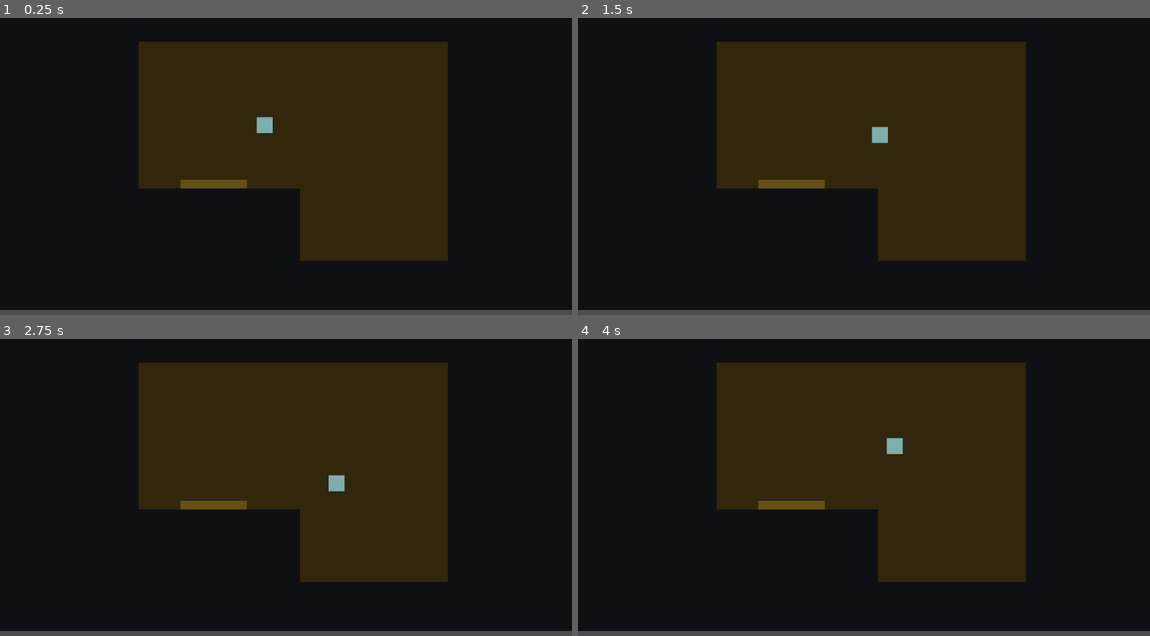
Above: before the commit, frames 1-4 (two rows, left to right).
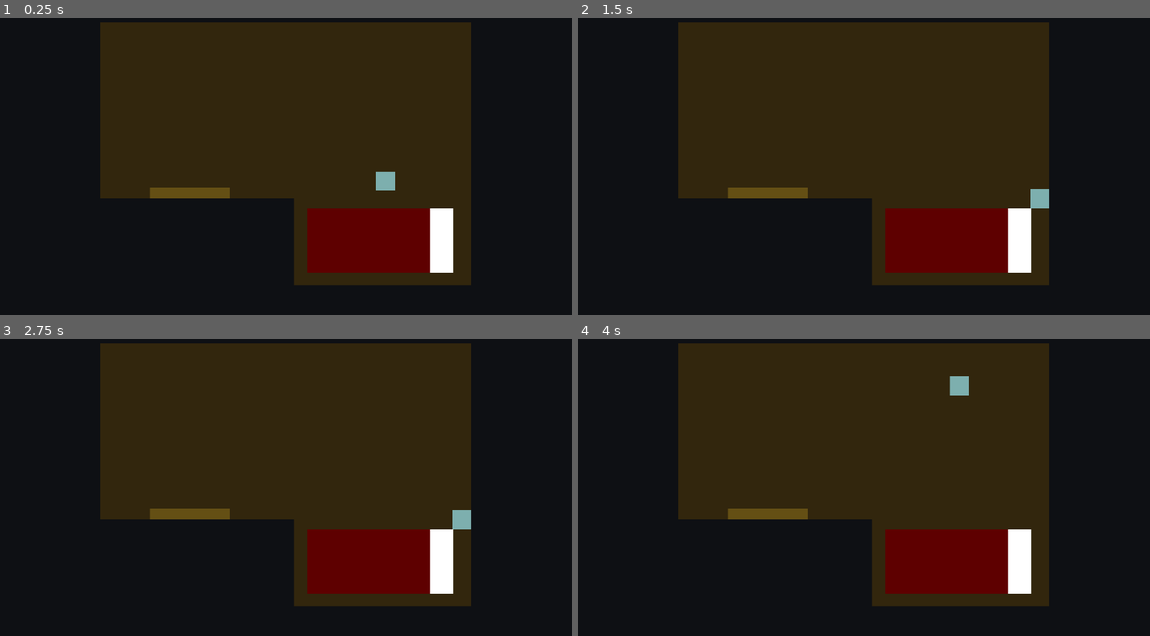
Above: after the commit, the same moments.

Repository: samclr/Alchemical-Child-GodotGame
Game: Godot game, scene res://Scenes/witch_hut.tscn
Two runs of this game, one before a commit and one after it. Both use one fixed random seed, a clock stepped at 60 frames per second and the inputs below. Before the commit the project starts from res://Scenes/Background1.tscn.
Inputs:
- Up to frame 1 (0.25 s): no input
- Up to frame 2 (1.5 s): tap Enter at 0.5 s; hold Right (ui_right) 0.53-1.28 s; hold Down (ui_down) from 1.28 s (still down)
- Up to frame 3 (2.75 s): release Down (ui_down) at 2.03 s; hold Right (ui_right) from 2.03 s (still down)
- Up to frame 4 (4 s): release Right (ui_right) at 2.78 s; hold Up (ui_up) 2.78-3.53 s; hold Left (ui_left) from 3.53 s (still down)

The runs differ from the first frame. In frame 1, 21% of the frame differs, in the area x 0-100%, y 1-100%; in frame 2, 21%; in frame 3, 21%; in frame 4, 21%.

Commit message:
Added a woods scene
added woods scene with player transition. cleaned up file structure

Diff:
--- a/Elements/Player.tscn
+++ b/Elements/Player.tscn
@@ -2,14 +2,14 @@
 
 [ext_resource type="Script" path="res://Scripts/PlayerScript.gd" id="1_bar53"]
 
-[node name="Player" type="Node2D"]
-
-[node name="CharacterBody2D" type="CharacterBody2D" parent="."]
+[node name="Player" type="CharacterBody2D"]
 script = ExtResource("1_bar53")
 
-[node name="Polygon2D" type="Polygon2D" parent="CharacterBody2D"]
+[node name="CollisionPolygon2D" type="CollisionPolygon2D" parent="."]
+position = Vector2(-16, -16)
+polygon = PackedVector2Array(0, 32, 32, 32, 32, 0, 0, 0)
+
+[node name="Polygon2D" type="Polygon2D" parent="."]
+position = Vector2(-16, -16)
 color = Color(0.49333, 0.689759, 0.683096, 1)
 polygon = PackedVector2Array(0, 32, 32, 32, 32, 0, 0, 0)
-
-[node name="CollisionPolygon2D" type="CollisionPolygon2D" parent="CharacterBody2D"]
-polygon = PackedVector2Array(0, 32, 32, 32, 32, 0, 0, 0)
--- a/Elements/Square.tscn
+++ /dev/null
@@ -1,11 +0,0 @@
-[gd_scene format=3 uid="uid://bsfklkswqkxe5"]
-
-[node name="Node2D" type="Node2D"]
-
-[node name="StaticBody2D" type="StaticBody2D" parent="."]
-
-[node name="Polygon2D" type="Polygon2D" parent="StaticBody2D"]
-polygon = PackedVector2Array(0, 0, 0, 300, 300, 300, 300, 0)
-
-[node name="CollisionPolygon2D" type="CollisionPolygon2D" parent="StaticBody2D"]
-polygon = PackedVector2Array(0, 0, 0, 300, 300, 300, 300, 0)
--- a/Elements/firstpolygon.tscn
+++ /dev/null
@@ -1,11 +0,0 @@
-[gd_scene format=3 uid="uid://be2fidim1ljmb"]
-
-[node name="Node2D" type="Node2D"]
-
-[node name="StaticBody2D" type="StaticBody2D" parent="."]
-
-[node name="Polygon2D" type="Polygon2D" parent="StaticBody2D"]
-polygon = PackedVector2Array(147, 109, 886, 460, 1106, 121, 585, 37)
-
-[node name="CollisionPolygon2D" type="CollisionPolygon2D" parent="StaticBody2D"]
-polygon = PackedVector2Array(147, 109, 886, 460, 1106, 121, 585, 37)
--- a/Elements/ImagePopup.tscn
+++ b/Elements/letter/ImagePopup.tscn
@@ -1,20 +1,20 @@
 [gd_scene load_steps=3 format=3 uid="uid://mjyshe8gimu1"]
 
-[ext_resource type="Script" path="res://Scripts/ImagePopup.gd" id="1_jg171"]
-[ext_resource type="Texture2D" path="res://Elements/derek.jpg" id="2_aa5dq"]
+[ext_resource type="Script" path="res://Scripts/ImagePopup.gd" id="1_8kvh1"]
+[ext_resource type="Texture2D" uid="uid://baooyykea3n4h" path="res://Elements/letter/derek.jpg" id="2_846qe"]
 
 [node name="Control" type="Control"]
 layout_mode = 3
 anchors_preset = 0
 offset_right = 40.0
 offset_bottom = 40.0
-script = ExtResource("1_jg171")
+script = ExtResource("1_8kvh1")
 
 [node name="TextureRect" type="TextureRect" parent="."]
 layout_mode = 0
 offset_right = 1600.0
 offset_bottom = 1151.0
-texture = ExtResource("2_aa5dq")
+texture = ExtResource("2_846qe")
 
 [node name="Button" type="Button" parent="."]
 layout_mode = 0
--- a/Elements/testscene.tscn
+++ /dev/null
@@ -1,3 +0,0 @@
-[gd_scene format=3 uid="uid://2pw0m5s4gt81"]
-
-[node name="Testscene" type="Node2D"]
--- a/Scenes/Background1.tscn
+++ /dev/null
@@ -1,30 +0,0 @@
-[gd_scene load_steps=2 format=3 uid="uid://dde62nvmkj2r3"]
-
-[ext_resource type="PackedScene" uid="uid://ffqb4d60gtpv" path="res://Elements/Player.tscn" id="1_sexvx"]
-
-[node name="WitchHut Scene" type="Node2D"]
-
-[node name="Black Background" type="Polygon2D" parent="."]
-scale = Vector2(11.57, 6.38)
-color = Color(0.0555622, 0.0654464, 0.0814065, 1)
-polygon = PackedVector2Array(0, 0, 100, 0, 100, 100, 0, 100)
-
-[node name="HutFloor" type="Polygon2D" parent="."]
-color = Color(0.198418, 0.150946, 0.0537691, 1)
-polygon = PackedVector2Array(279, 97, 902, 97, 902, 539, 604, 539, 604, 393, 279, 393)
-
-[node name="Walls" type="StaticBody2D" parent="."]
-
-[node name="CollisionPolygon2D" type="CollisionPolygon2D" parent="Walls"]
-polygon = PackedVector2Array(278, 95, 278, 394, 364, 394, 363, 495, 499, 495, 497, 392, 605, 392, 605, 539, 902, 539, 902, 97, 279, 97, 279, 94, 912, 94, 912, 545, 250, 545, 264, 95)
-
-[node name="DoorHighlight" type="Polygon2D" parent="."]
-color = Color(0.394025, 0.310095, 0.0818731, 1)
-polygon = PackedVector2Array(363, 393, 363, 375, 497, 375, 497, 393)
-
-[node name="Player" parent="." instance=ExtResource("1_sexvx")]
-position = Vector2(517, 249)
-
-[node name="BlackCovering at Door" type="Polygon2D" parent="."]
-color = Color(0.054902, 0.0627451, 0.0784314, 1)
-polygon = PackedVector2Array(364, 393, 363, 495, 499, 495, 497, 393)
--- /dev/null
+++ b/Scenes/witch_hut.tscn
@@ -0,0 +1,68 @@
+[gd_scene load_steps=5 format=3 uid="uid://dde62nvmkj2r3"]
+
+[ext_resource type="PackedScene" uid="uid://ffqb4d60gtpv" path="res://Elements/Player.tscn" id="1_2l5kk"]
+[ext_resource type="Script" path="res://Scenes/witch_hut_script.gd" id="1_f5dmp"]
+
+[sub_resource type="RectangleShape2D" id="RectangleShape2D_y6ibk"]
+size = Vector2(135, 74)
+
+[sub_resource type="RectangleShape2D" id="RectangleShape2D_nlgay"]
+size = Vector2(245.5, 108.5)
+
+[node name="WitchHut Scene" type="Node2D"]
+script = ExtResource("1_f5dmp")
+
+[node name="Black Background" type="Polygon2D" parent="."]
+position = Vector2(51, 12)
+scale = Vector2(11.57, 6.38)
+color = Color(0.0555622, 0.0654464, 0.0814065, 1)
+polygon = PackedVector2Array(0, 0, 100, 0, 100, 100, 0, 100)
+
+[node name="HutFloor" type="Polygon2D" parent="."]
+color = Color(0.198418, 0.150946, 0.0537691, 1)
+polygon = PackedVector2Array(279, 97, 902, 97, 902, 539, 604, 539, 604, 393, 279, 393)
+
+[node name="DoorHighlight" type="Polygon2D" parent="HutFloor"]
+color = Color(0.394025, 0.310095, 0.0818731, 1)
+polygon = PackedVector2Array(363, 393, 363, 375, 497, 375, 497, 393)
+
+[node name="Walls" type="StaticBody2D" parent="."]
+
+[node name="CollisionPolygon2D" type="CollisionPolygon2D" parent="Walls"]
+polygon = PackedVector2Array(278, 95, 278, 394, 364, 394, 363, 495, 499, 495, 497, 392, 605, 392, 605, 539, 902, 539, 902, 97, 279, 97, 279, 94, 912, 94, 912, 545, 250, 545, 264, 95)
+
+[node name="Player" parent="." instance=ExtResource("1_2l5kk")]
+position = Vector2(758, 364)
+
+[node name="BlackCovering at Door" type="Polygon2D" parent="."]
+color = Color(0.054902, 0.0627451, 0.0784314, 1)
+polygon = PackedVector2Array(364, 393, 363, 495, 499, 495, 497, 393)
+
+[node name="Door_Transition" type="Area2D" parent="."]
+position = Vector2(430, 445)
+
+[node name="CollisionShape2D" type="CollisionShape2D" parent="Door_Transition"]
+position = Vector2(0, 14)
+shape = SubResource("RectangleShape2D_y6ibk")
+
+[node name="Camera2D" type="Camera2D" parent="."]
+position = Vector2(591, 319)
+zoom = Vector2(1.2, 1.2)
+
+[node name="Bed" type="StaticBody2D" parent="."]
+
+[node name="Polygon2D" type="Polygon2D" parent="Bed"]
+position = Vector2(-7, -16)
+color = Color(0.371817, 5.62528e-07, 9.62615e-08, 1)
+polygon = PackedVector2Array(634, 426, 634, 534, 840, 534, 840, 426)
+
+[node name="Polygon2D2" type="Polygon2D" parent="Bed"]
+position = Vector2(-7, -16)
+polygon = PackedVector2Array(840, 426, 879, 426, 879, 534, 840, 534)
+
+[node name="CollisionShape2D" type="CollisionShape2D" parent="Bed"]
+position = Vector2(749.25, 463.75)
+shape = SubResource("RectangleShape2D_nlgay")
+debug_color = Color(0, 0, 0.47451, 0.419608)
+
+[connection signal="body_entered" from="Door_Transition" to="." method="_on_door_transition_body_entered"]
--- /dev/null
+++ b/Scenes/witch_hut_script.gd
@@ -0,0 +1,31 @@
+extends Node2D
+
+
+# Called when the node enters the scene tree for the first time.
+func _ready():
+	#for player spawning on scene start and entering
+	if global.game_first_loadin == true:
+		$Player.position.x = global.player_start_witchhut_x
+		$Player.position.y = global.player_start_witchhut_y
+	else:
+		$Player.position.x = global.player_exit_witchhut_x
+		$Player.position.y = global.player_exit_witchhut_y
+
+
+# Called every frame. 'delta' is the elapsed time since the previous frame.
+func _process(delta):
+	change_scene()
+
+
+func change_scene():
+	if global.transition_scene == true:
+		if global.current_scene == 'witch_hut':
+			get_tree().change_scene_to_file("res://Scenes/woods_scene.tscn")
+			global.game_first_loadin = false #sets first loadin to false so when you reenter you go in the door
+			global.finish_changingScene() #starts the function to clean up switching scnenes in the global script
+
+
+
+func _on_door_transition_body_entered(body):
+	if body.has_method('Player'): #checks if the body that entered the transtion zone has a function called 'Player'
+		global.transition_scene = true #tells change_scene() function its time to change
--- /dev/null
+++ b/Scenes/woods_scene.tscn
@@ -0,0 +1,49 @@
+[gd_scene load_steps=4 format=3 uid="uid://bv4xgnbq6dmm1"]
+
+[ext_resource type="PackedScene" uid="uid://ffqb4d60gtpv" path="res://Elements/Player.tscn" id="1_6sonu"]
+[ext_resource type="Script" path="res://Scenes/woods_scene_script.gd" id="1_q0xkb"]
+
+[sub_resource type="RectangleShape2D" id="RectangleShape2D_4o0ui"]
+size = Vector2(146, 54)
+
+[node name="WoodsScene" type="Node2D"]
+script = ExtResource("1_q0xkb")
+
+[node name="temporary_grass" type="Polygon2D" parent="."]
+color = Color(0.445271, 0.558744, 0.391258, 1)
+polygon = PackedVector2Array(0, 0, 2000, 0, 2000, 1500, 0, 1500)
+
+[node name="Player" parent="." instance=ExtResource("1_6sonu")]
+position = Vector2(250, 333)
+
+[node name="Camera2D" type="Camera2D" parent="Player"]
+visible = false
+zoom = Vector2(1.2, 1.2)
+limit_left = 0
+limit_top = 0
+limit_right = 2000
+limit_bottom = 1500
+
+[node name="Witch_Hut" type="Polygon2D" parent="."]
+position = Vector2(-182, -68)
+color = Color(0.2, 0.14902, 0.054902, 1)
+polygon = PackedVector2Array(279, 97, 902, 97, 902, 539, 604, 539, 604, 393, 279, 393)
+
+[node name="DoorHighlight" type="Polygon2D" parent="."]
+position = Vector2(-181, -68)
+color = Color(0.394025, 0.310095, 0.0818731, 1)
+polygon = PackedVector2Array(363, 393, 363, 375, 497, 375, 497, 393)
+
+[node name="Witch_Hut_Collision" type="StaticBody2D" parent="."]
+
+[node name="CollisionPolygon2D" type="CollisionPolygon2D" parent="Witch_Hut_Collision"]
+polygon = PackedVector2Array(97, 29, 97, 325, 182, 325, 182, 266, 316, 266, 316, 325, 422, 325, 422, 471, 720, 471, 720, 29)
+
+[node name="Woods_to_Witch_Transition" type="Area2D" parent="."]
+
+[node name="CollisionShape2D" type="CollisionShape2D" parent="Woods_to_Witch_Transition"]
+position = Vector2(249, 281)
+shape = SubResource("RectangleShape2D_4o0ui")
+debug_color = Color(1, 1, 1, 0.42)
+
+[connection signal="body_entered" from="Woods_to_Witch_Transition" to="." method="_on_woods_to_witch_transition_body_entered"]
--- /dev/null
+++ b/Scenes/woods_scene_script.gd
@@ -0,0 +1,26 @@
+extends Node2D
+
+
+# Called when the node enters the scene tree for the first time.
+func _ready():
+	pass # Replace with function body.
+
+
+# Called every frame. 'delta' is the elapsed time since the previous frame.
+func _process(delta):
+	change_scene() #constantly runninng function to see if we need to change scene
+
+
+#this function gets triggered if the player walks into the transition zone
+func _on_woods_to_witch_transition_body_entered(body):
+	if body.has_method('Player'): #checks if the body that entered the transtion zone has a function called 'Player'
+		global.transition_scene = true #tells change_scene() function its time to change
+
+
+
+
+func change_scene():
+	if global.transition_scene == true:
+		if global.current_scene == 'woods':
+			get_tree().change_scene_to_file("res://Scenes/witch_hut.tscn") # changes scene to witch hut
+			global.finish_changingScene() #triggers function in global script to clean up transition
--- a/Scripts/PlayerScript.gd
+++ b/Scripts/PlayerScript.gd
@@ -1,8 +1,12 @@
 extends CharacterBody2D
 
-const speed = 100
+const speed = 300
 
 var current_dir = 'none'
+
+func Player():
+	# a function that only the player has so we can identify it with ( if body.has_method('Player'): )
+	pass
 
 func _physics_process(delta):
 	player_movement(delta)
--- /dev/null
+++ b/Scripts/global.gd
@@ -0,0 +1,22 @@
+extends Node
+
+var current_scene = 'witch_hut'
+var transition_scene = false
+
+var game_first_loadin = true #helps with player location on first run of game
+
+#cords for player when entering and exiting the witch hut
+var player_start_witchhut_x = 758
+var player_start_witchhut_y = 364
+var player_exit_witchhut_x = 430
+var player_exit_witchhut_y = 377
+
+
+# needs changes when we have more then 2 scenes
+func finish_changingScene():
+	if transition_scene == true:
+		transition_scene = false
+		if current_scene == 'witch_hut': # more logic will be required here when more scenes are added
+			current_scene = 'woods'
+		elif current_scene == 'woods':
+			current_scene = 'witch_hut'
--- a/project.godot
+++ b/project.godot
@@ -11,10 +11,14 @@
 [application]
 
 config/name="Learning Godot"
-run/main_scene="res://Scenes/Background1.tscn"
+run/main_scene="res://Scenes/witch_hut.tscn"
 config/features=PackedStringArray("4.2", "GL Compatibility")
 config/icon="res://icon.svg"
 <<<<<<<HEADrun/main_scene="res://Elements/npcs/runningNPC.tscn"
+
+[autoload]
+
+global="*res://Scripts/global.gd"
 
 [input]
 
--- a/top down game example/scripts/global.gd
+++ /dev/null
@@ -1,11 +0,0 @@
-extends Node
-
-
-# Called when the node enters the scene tree for the first time.
-func _ready():
-	pass # Replace with function body.
-
-
-# Called every frame. 'delta' is the elapsed time since the previous frame.
-func _process(delta):
-	pass
--- a/top down game example/scripts/player.gd
+++ /dev/null
@@ -1,69 +0,0 @@
-extends CharacterBody2D
-
-const speed = 100
-
-var current_dir = 'none'
-
-func _physics_process(delta):
-	player_movement(delta)
-
-func player_movement(delta):
-
-	if Input.is_action_pressed("ui_right"):
-		current_dir = 'right'
-		play_anim(1)
-		velocity.x = speed
-		velocity.y = 0
-	elif Input.is_action_pressed("ui_left"):
-		current_dir = 'left'
-		play_anim(1)
-		velocity.x = -1*speed
-		velocity.y = 0
-	elif Input.is_action_pressed("ui_down"):
-		current_dir = 'front'
-		play_anim(1)
-		velocity.x = 0
-		velocity.y = speed
-	elif Input.is_action_pressed("ui_up"):
-		current_dir = 'back'
-		play_anim(1)
-		velocity.x = 0
-		velocity.y = -1*speed
-	else:
-		play_anim(0)
-		velocity.x = 0
-		velocity.y = 0
-
-	move_and_slide()
-
-func play_anim(movement):
-	var dir = current_dir
-	var anim = $AnimatedSprite2D
-
-	if dir == 'right':
-		anim.flip_h = false
-		if movement == 1:
-			anim.play('side_walk')
-		elif movement == 0:
-			anim.play('side_idle')
-
-	if dir == 'left':
-		anim.flip_h = true
-		if movement == 1:
-			anim.play('side_walk')
-		elif movement == 0:
-			anim.play('side_idle')
-
-	if dir == 'back':
-		anim.flip_h = false
-		if movement == 1:
-			anim.play('back_walk')
-		elif movement == 0:
-			anim.play('back_idle')
-
-	if dir == 'front':
-		anim.flip_h = false
-		if movement == 1:
-			anim.play('front_walk')
-		elif movement == 0:
-			anim.play('front_idle')
Renamed: Elements/derek.jpg -> Elements/letter/derek.jpg
Not shown, changed: Elements/letter/derek.jpg.import
